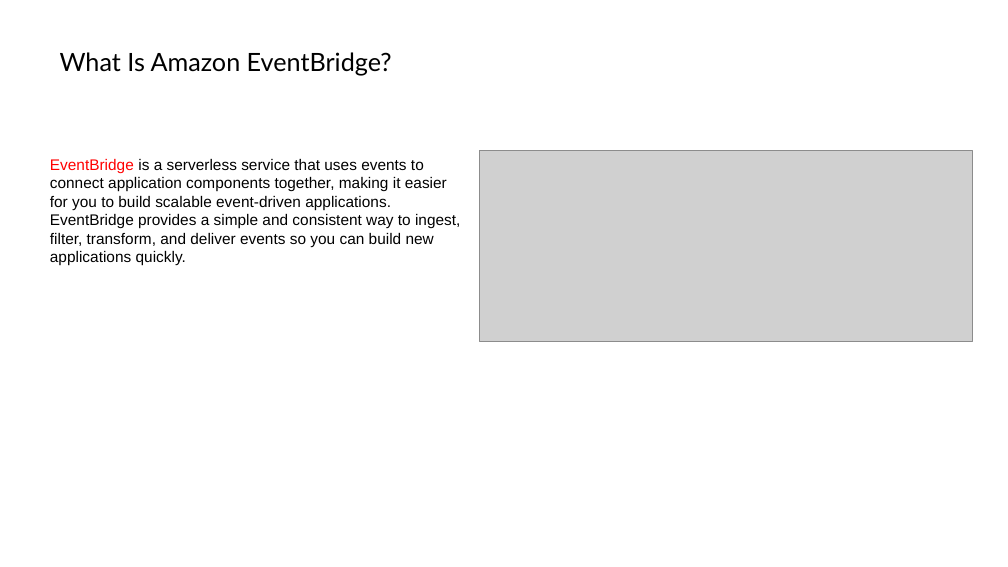
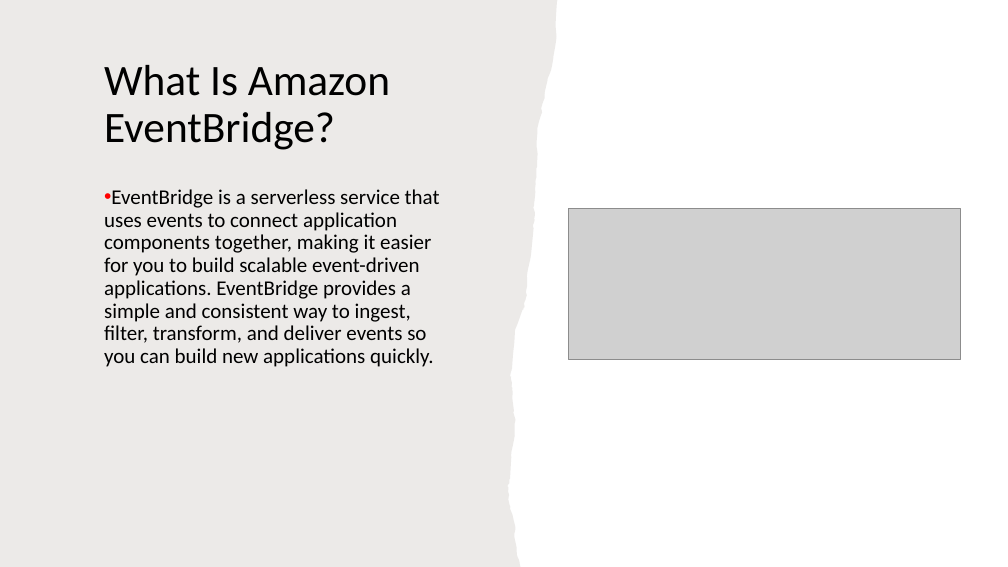
Before and after one commit to IlyaChakun/aws-iba-courses, a slide deck: slide 2 of lecture-materials/Managment&Governance/eventBridge/event-bridge.pptx. Drawn at 1008x567 pixels with LibreOffice and Linux fonts; fonts in the diff are those of the drawing; grey boxes stand for pictures. Boxes give left, top, right and bottom in pixels: in the first picture for what was removed or moved away, otherwise in the second. Text is boxed around its words. In the diff, an @@ line names an element or a change of style, - is before the commit and + after.

```diff
--- a/lecture-materials/Managment&Governance/eventBridge/event-bridge.pptx
+++ b/lecture-materials/Managment&Governance/eventBridge/event-bridge.pptx
@@ freeform shape added at bbox=[0, 0, 557, 566], fill #82766A at 15% opacity @@
@@ title "What Is Amazon EventBridge?": place and size @@
-title "What Is Amazon EventBridge?" at bbox=[60, 52, 392, 76]
+title "What Is Amazon EventBridge?" at bbox=[104, 65, 390, 150]
@@ title "What Is Amazon EventBridge?" at bbox=[104, 65, 390, 150]: size 18 to 31 pt, font Lato to Calibri @@
@@ text "EventBridge is a serverless service ...": place and size @@
-text "EventBridge is a serverless service ..." at bbox=[50, 159, 460, 266]
+text "EventBridge is a serverless service ..." at bbox=[104, 189, 440, 367]
@@ text "EventBridge is a serverless service ..." at bbox=[104, 189, 440, 367]: size 11 to 15 pt, font Arial to Calibri; text colour #FF0000 to #000000 in "EventBridge"; bullet none to •; line spacing 1 to 0.9 @@
@@ picture: place and size @@
-picture at bbox=[479, 151, 973, 342]
+picture at bbox=[569, 209, 961, 360]
```
Also in this commit, not shown: 10 other slides changed, 2 slides added, 1 other file.
